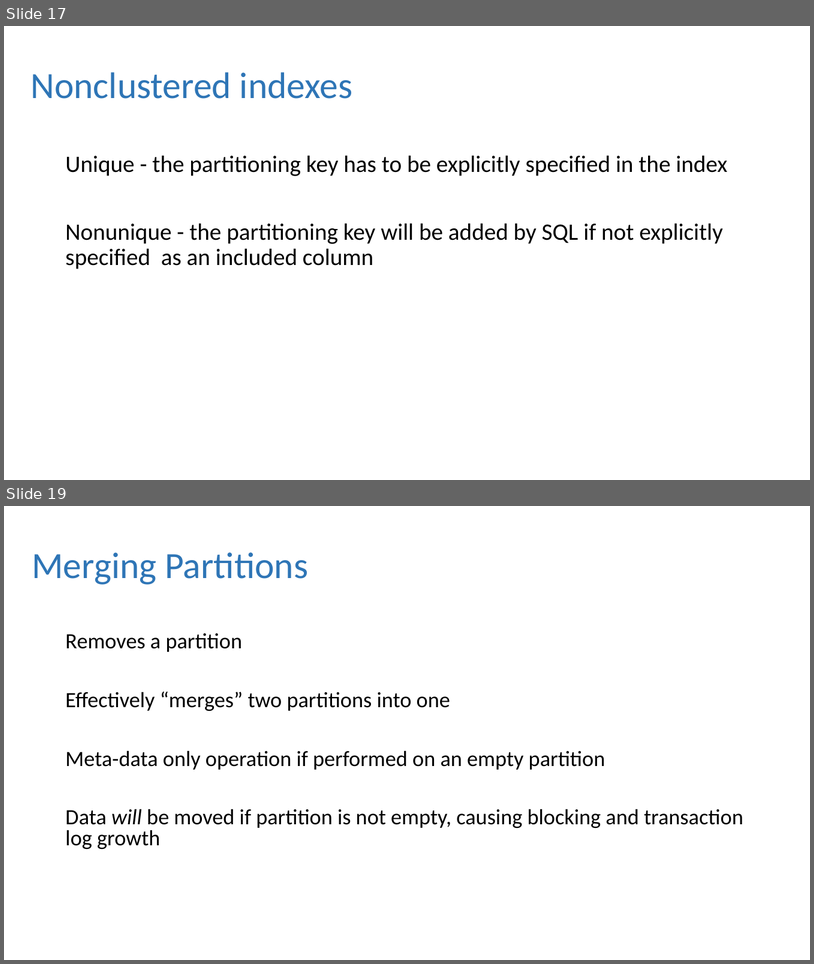
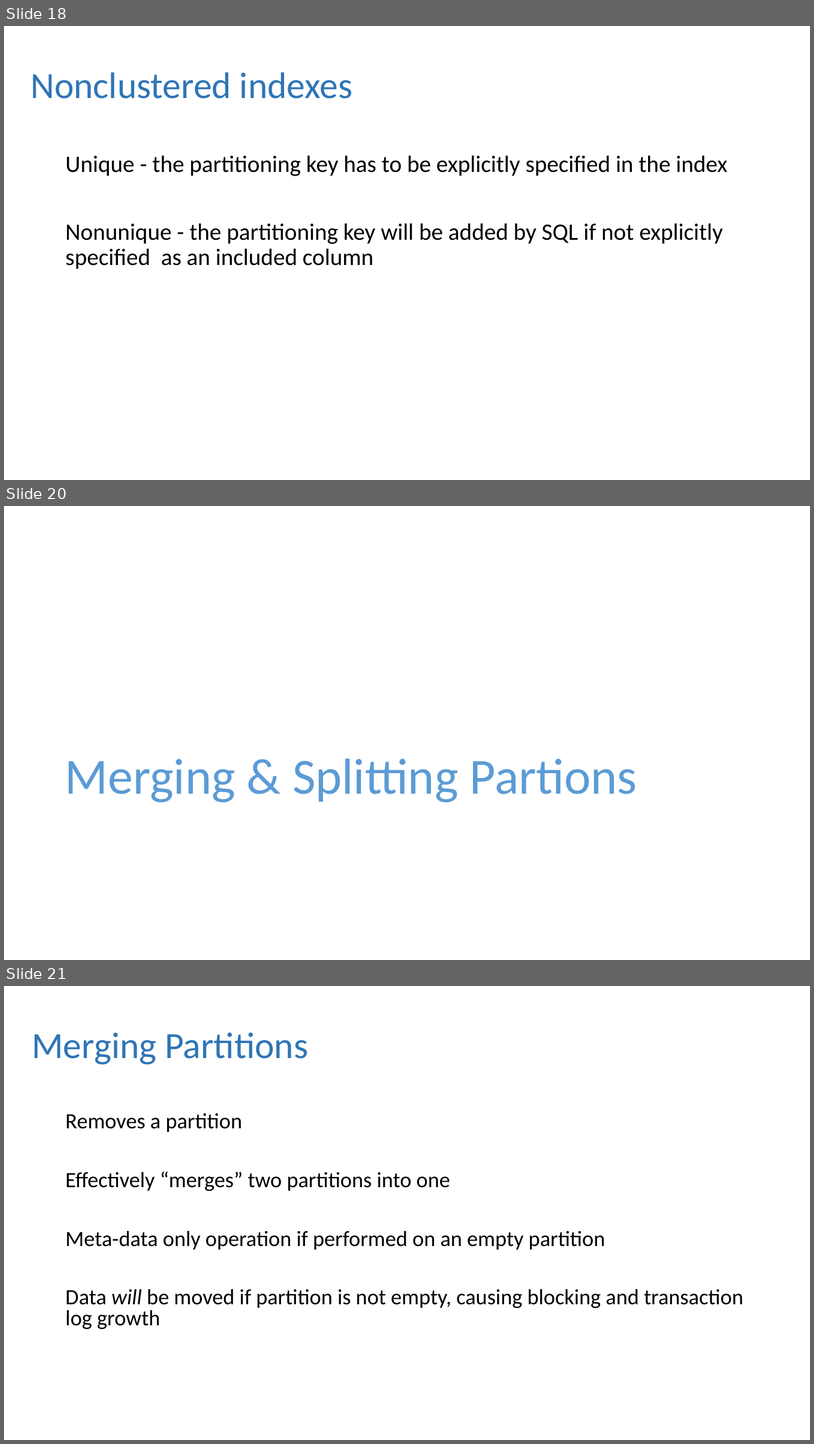
Before and after one commit to dbafromthecold/IntroToPartitioning, a slide deck: Intro to Partitioning.pptx. Shown one above the other, each under a label of ours: slides 17 and 19 before the commit, slides 18, 20 and 21 after it; the slides between them are not shown. The pictures are 814x964 and 814x1444 pixels, drawn with LibreOffice and Linux fonts; fonts in the diff are those of the drawing; background and template pictures are left out. Boxes give left, top, right and bottom in pixels: in the first picture for what was removed or moved away, otherwise in the second. Text is boxed around its words. In the diff, an @@ line names an element or a change of style, - is before the commit and + after.

```diff
--- a/Intro to Partitioning.pptx
+++ b/Intro to Partitioning.pptx
@@ slide 20 added at bbox=[4, 506, 810, 960], background picture (left out) @@
@@ title added at bbox=[65, 758, 638, 802], 60 pt, text #5B9BD5 @@
+Merging & Splitting Partions
@@ what was slide 17 is now slide 18 @@
@@ what was slide 19 is now slide 21 @@
```
Also in this commit, not shown: 10 slides changed, 7 other slides added, 1 slide removed, 5 other files.
